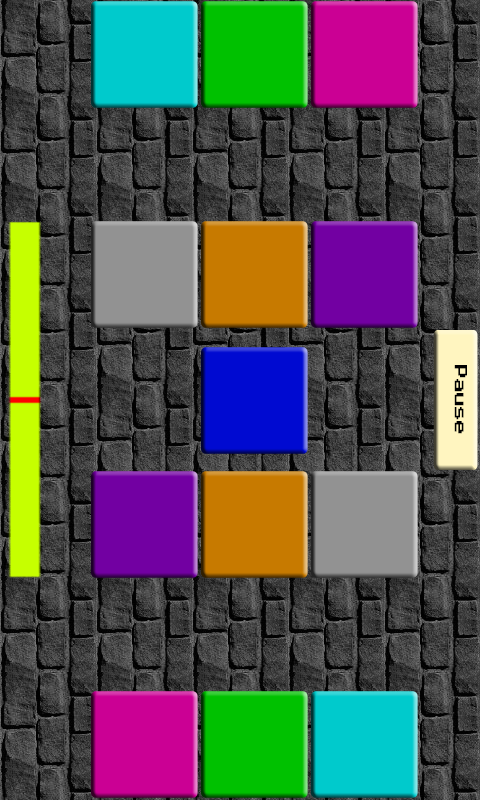
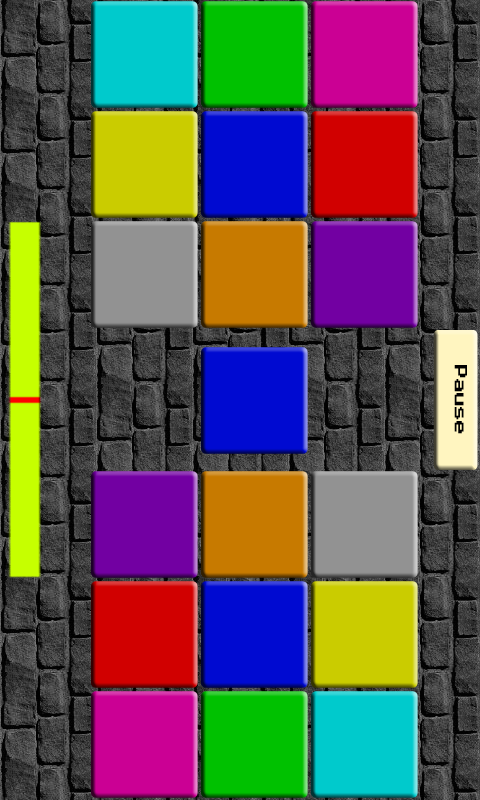
Before/after of a (480, 800) layered artwork. What changed in the layer stack:
showed group "Easy" (7 layers) over bbox(91, 111, 418, 688)
painted on "Shape 1 copy" (1st of 2, in "Group 1" › "Easy"), unmasked it over bbox(201, 111, 308, 218)
painted on "Shape 1 copy 2" (1st of 2, in "Group 1" › "Easy"), unmasked it over bbox(91, 111, 198, 218)
painted on "Shape 1" (1st of 2, in "Group 1" › "Easy"), unmasked it over bbox(311, 111, 418, 218)
painted on "Shape 1 copy" (2nd of 2, in "Group 1" › "Easy" › "Easy copy"), unmasked it over bbox(201, 581, 308, 688)
painted on "Shape 1 copy 2" (2nd of 2, in "Group 1" › "Easy" › "Easy copy"), unmasked it over bbox(311, 581, 418, 688)
painted on "Shape 1" (2nd of 2, in "Group 1" › "Easy" › "Easy copy"), unmasked it over bbox(91, 581, 198, 688)
painted on "Shape 1 copy 8" (1st of 2, in "Group 1" › "Medium"), unmasked it over bbox(201, 221, 306, 328)
painted on "Shape 1 copy 5" (1st of 2, in "Group 1" › "Medium"), unmasked it over bbox(201, 1, 306, 108)
painted on "Shape 1 copy 8" (2nd of 2, in "Group 1" › "Medium" › "Medium copy"), unmasked it over bbox(201, 471, 308, 578)
painted on "Shape 1 copy 5" (2nd of 2, in "Group 1" › "Medium" › "Medium copy"), unmasked it over bbox(201, 691, 306, 798)
painted on "Shape 1 copy 6" (1st of 2, in "Group 1" › "Hard"), unmasked it over bbox(311, 221, 416, 328)
painted on "Shape 1 copy 4" (1st of 2, in "Group 1" › "Hard"), unmasked it over bbox(91, 1, 198, 108)
painted on "Shape 1 copy 3" (1st of 2, in "Group 1" › "Hard"), unmasked it over bbox(311, 1, 416, 108)
painted on "Shape 1 copy 6" (2nd of 2, in "Group 1" › "Hard" › "Hard copy"), unmasked it over bbox(91, 471, 196, 578)
painted on "Shape 1 copy 4" (2nd of 2, in "Group 1" › "Hard" › "Hard copy"), unmasked it over bbox(311, 691, 416, 798)
painted on "Shape 1 copy 3" (2nd of 2, in "Group 1" › "Hard" › "Hard copy"), unmasked it over bbox(91, 691, 196, 798)
…and 4 more changes (4 mask, 4 painted)
